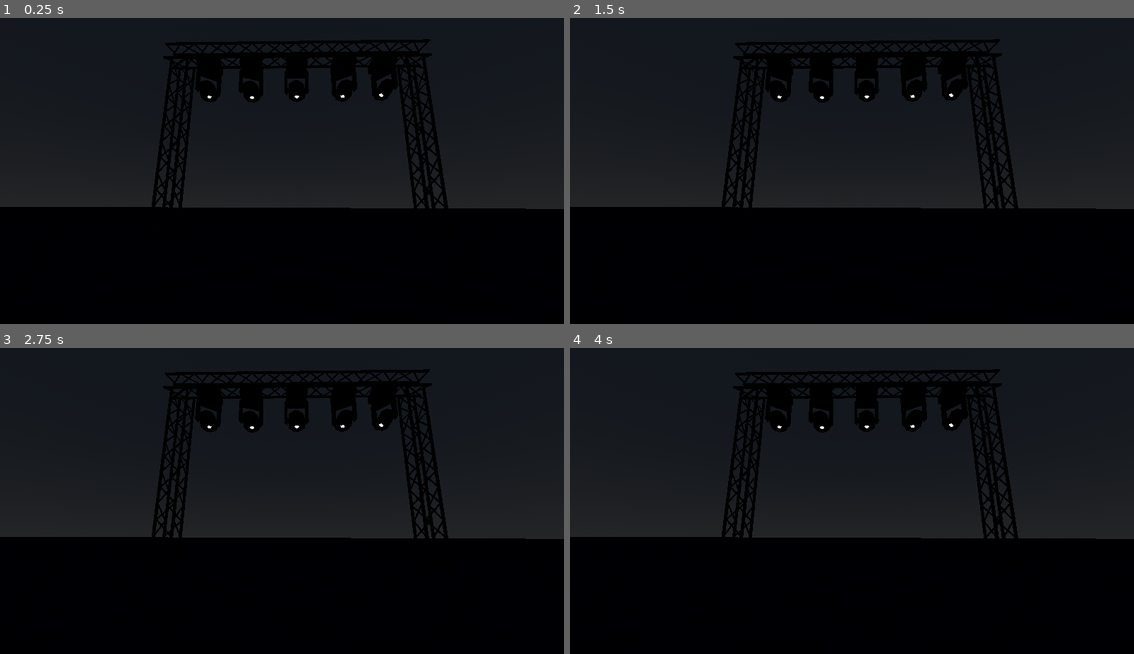
Above: before the commit, frames 1-4 (two rows, left to right).
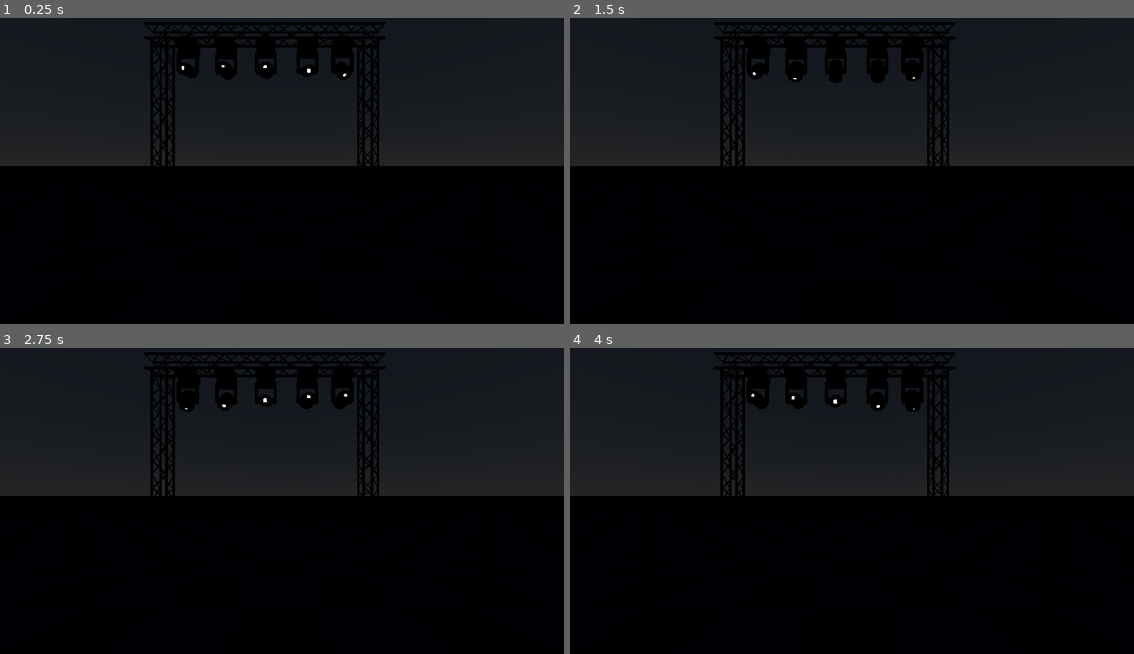
Above: after the commit, the same moments.

Repository: Bigaston/LightShow
Game: Godot game, scene res://scenes/test_scene.tscn
The game is run twice, just before and just after one commit, with the same random seed, the same clock (stepped at 60 frames per second) and the same inputs.
Inputs (mouse positions are in pixels of both pictures, inside the frame that each line leads up to):
- Up to frame 1 (0.25 s): no input
- Up to frame 2 (1.5 s): tap Enter at 0.5 s; move the mouse to (976, 149) at 0.52 s; hold S (flying_cam_backward) 0.53-1.25 s; click (976, 149) at 0.67 s; drag from (739, 180) to (823, 229) at 1.27 s
- Up to frame 3 (2.75 s): move the mouse to (338, 427) at 2.02 s; hold W (flying_cam_forward) from 2.03 s (still down); click (338, 427) at 2.17 s
- Up to frame 4 (4 s): release W (flying_cam_forward) at 2.75 s; drag from (823, 559) to (682, 448) at 2.77 s; move the mouse to (1021, 543) at 3.52 s; hold D (flying_cam_right) from 3.53 s (still down); click (1021, 543) at 3.67 s

The runs differ from the first frame. In frame 1, 22% of the frame differs, in the area x 0-100%, y 1-63%; in frame 2, 22%; in frame 3, 22%; in frame 4, 22%.

Commit message:
Ajout de la freecam

Diff:
--- a/scenes/test_scene.tscn
+++ b/scenes/test_scene.tscn
@@ -1,5 +1,6 @@
-[gd_scene load_steps=12 format=3 uid="uid://v30ikj67ys62"]
-
+[gd_scene load_steps=13 format=3 uid="uid://v30ikj67ys62"]
+
+[ext_resource type="PackedScene" uid="uid://c77cqyhql034w" path="res://objects/cameras/FlyingCamera.tscn" id="1_plhtt"]
 [ext_resource type="PackedScene" uid="uid://cr1arqkchrm1h" path="res://objects/placable_elements/Lyre.tscn" id="1_wkpo5"]
 [ext_resource type="PackedScene" uid="uid://bykyupejixulv" path="res://objects/ground.tscn" id="3_5dhwy"]
 [ext_resource type="PackedScene" uid="uid://vfvvfjugv2qs" path="res://objects/placable_elements/Structure.tscn" id="3_r50tl"]
@@ -33,16 +34,88 @@
 
 [sub_resource type="Animation" id="Animation_0dk1m"]
 resource_name = "Bruh"
-length = 2.5
+length = 2.0
 loop_mode = 1
-
-[sub_resource type="Animation" id="Animation_8y1si"]
+tracks/0/type = "value"
+tracks/0/imported = false
+tracks/0/enabled = true
+tracks/0/path = NodePath("../Structure3/Lyre:tilt")
+tracks/0/interp = 2
+tracks/0/loop_wrap = true
+tracks/0/keys = {
+"times": PackedFloat32Array(0, 1),
+"transitions": PackedFloat32Array(1, 1),
+"update": 0,
+"values": [-90.0, -10.0]
+}
+tracks/1/type = "value"
+tracks/1/imported = false
+tracks/1/enabled = true
+tracks/1/path = NodePath("../Structure3/Lyre2:tilt")
+tracks/1/interp = 2
+tracks/1/loop_wrap = true
+tracks/1/keys = {
+"times": PackedFloat32Array(0.2, 1.2),
+"transitions": PackedFloat32Array(1, 1),
+"update": 0,
+"values": [-90.0, -10.0]
+}
+tracks/2/type = "value"
+tracks/2/imported = false
+tracks/2/enabled = true
+tracks/2/path = NodePath("../Structure3/Lyre3:tilt")
+tracks/2/interp = 2
+tracks/2/loop_wrap = true
+tracks/2/keys = {
+"times": PackedFloat32Array(0.4, 1.4),
+"transitions": PackedFloat32Array(1, 1),
+"update": 0,
+"values": [-90.0, -10.0]
+}
+tracks/3/type = "value"
+tracks/3/imported = false
+tracks/3/enabled = true
+tracks/3/path = NodePath("../Structure3/Lyre4:tilt")
+tracks/3/interp = 2
+tracks/3/loop_wrap = true
+tracks/3/keys = {
+"times": PackedFloat32Array(0.6, 1.6),
+"transitions": PackedFloat32Array(1, 1),
+"update": 0,
+"values": [-90.0, -10.0]
+}
+tracks/4/type = "value"
+tracks/4/imported = false
+tracks/4/enabled = true
+tracks/4/path = NodePath("../Structure3/Lyre5:tilt")
+tracks/4/interp = 2
+tracks/4/loop_wrap = true
+tracks/4/keys = {
+"times": PackedFloat32Array(0.8, 1.8),
+"transitions": PackedFloat32Array(1, 1),
+"update": 0,
+"values": [-90.0, -10.0]
+}
+
+[sub_resource type="Animation" id="Animation_4nftd"]
 length = 0.001
+tracks/0/type = "value"
+tracks/0/imported = false
+tracks/0/enabled = true
+tracks/0/path = NodePath("../Structure3/Lyre:tilt")
+tracks/0/interp = 1
+tracks/0/loop_wrap = true
+tracks/0/keys = {
+"times": PackedFloat32Array(0),
+"transitions": PackedFloat32Array(1),
+"update": 0,
+"values": [-10.0]
+}
 
 [sub_resource type="AnimationLibrary" id="AnimationLibrary_skwsn"]
 _data = {
 "Bruh": SubResource("Animation_0dk1m"),
-"RESET": SubResource("Animation_8y1si")
+"RESET": SubResource("Animation_4nftd")
 }
 
 [node name="Node3D" type="Node3D"]
@@ -50,8 +123,8 @@
 [node name="WorldEnvironment" type="WorldEnvironment" parent="."]
 environment = SubResource("Environment_pv774")
 
-[node name="Camera3D" type="Camera3D" parent="."]
-transform = Transform3D(0.999821, 1.0312e-09, 0.0189005, 0.00375394, 0.980078, -0.19858, -0.018524, 0.198615, 0.979902, 2.17341, 0.56723, 3.827)
+[node name="FlyingCamera" parent="." instance=ExtResource("1_plhtt")]
+transform = Transform3D(1, 0, 0, 0, 1, 0, 0, 0, 1, 2.76331, 0.697989, 4.80988)
 
 [node name="Area" type="Node3D" parent="."]
 visible = false
@@ -97,35 +170,35 @@
 
 [node name="Lyre" parent="Structure3" instance=ExtResource("1_wkpo5")]
 transform = Transform3D(-1.31134e-07, -1, 3.82137e-15, -1, 1.31134e-07, 8.74228e-08, -8.74228e-08, 7.64274e-15, -1, -0.166187, 1.80493, -7.45058e-09)
-pan = 53.012
-tilt = -33.243
+pan = 90.0
+tilt = -10.0
 power = 10.0
 angle = 10.0
 
 [node name="Lyre2" parent="Structure3" instance=ExtResource("1_wkpo5")]
 transform = Transform3D(-4.37114e-08, -1, 8.74228e-08, -1, 4.37114e-08, -3.82137e-15, 0, -8.74228e-08, -1, -0.182867, 0.919575, 0.000562906)
-pan = 67.369
-tilt = -30.876
+pan = 90.0
+tilt = -81.68
 power = 10.0
 angle = 10.0
 
 [node name="Lyre3" parent="Structure3" instance=ExtResource("1_wkpo5")]
 transform = Transform3D(-4.37114e-08, -1, 8.74228e-08, -1, 4.37114e-08, -3.82137e-15, 0, -8.74228e-08, -1, -0.171757, -0.00804114, -0.00635412)
 pan = 90.0
-tilt = -30.877
+tilt = -61.84
 power = 10.0
 angle = 10.0
 
 [node name="Lyre4" parent="Structure3" instance=ExtResource("1_wkpo5")]
 transform = Transform3D(-4.37114e-08, -1, 8.74228e-08, -1, 4.37114e-08, -3.82137e-15, 0, -8.74228e-08, -1, -0.177203, -0.976048, 0.00306243)
-pan = -56.842
-tilt = 33.684
+pan = 90.0
+tilt = -38.16
 power = 10.0
 angle = 10.0
 
 [node name="Lyre5" parent="Structure3" instance=ExtResource("1_wkpo5")]
 transform = Transform3D(-4.37114e-08, -1, 8.74228e-08, -1, 4.37114e-08, -3.82137e-15, 0, -8.74228e-08, -1, -0.16559, -1.78889, 0.00278804)
-pan = -37.895
-tilt = 40.702
-power = 10.0
-angle = 10.0
+pan = 90.0
+tilt = -18.32
+power = 10.0
+angle = 10.0
